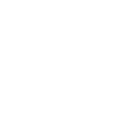
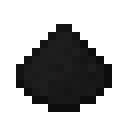
Revision of a layered 128×128 image; what changed, layer by layer:
added layer "carbon" above "Calque 1 copie" over (16, 24, 112, 112)
